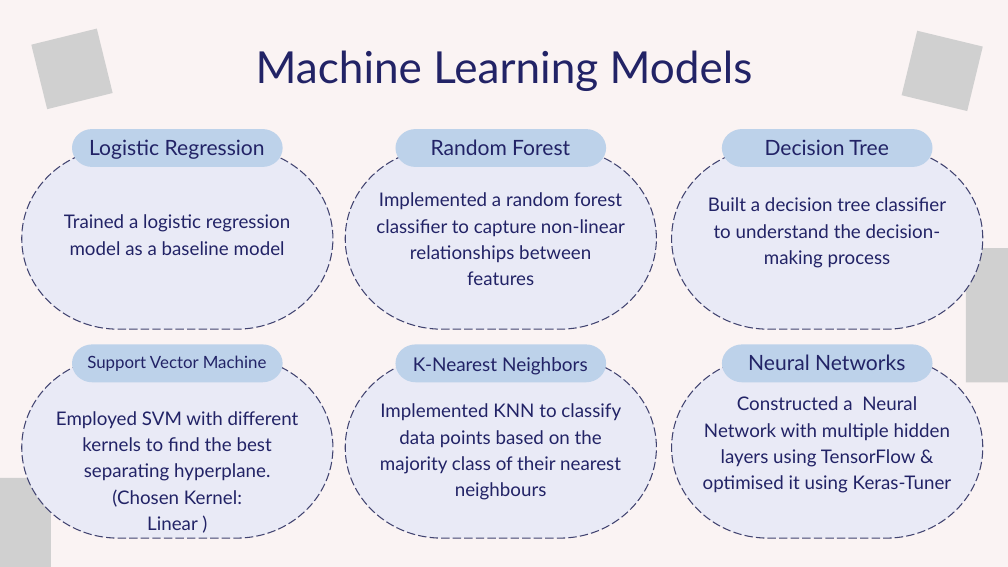
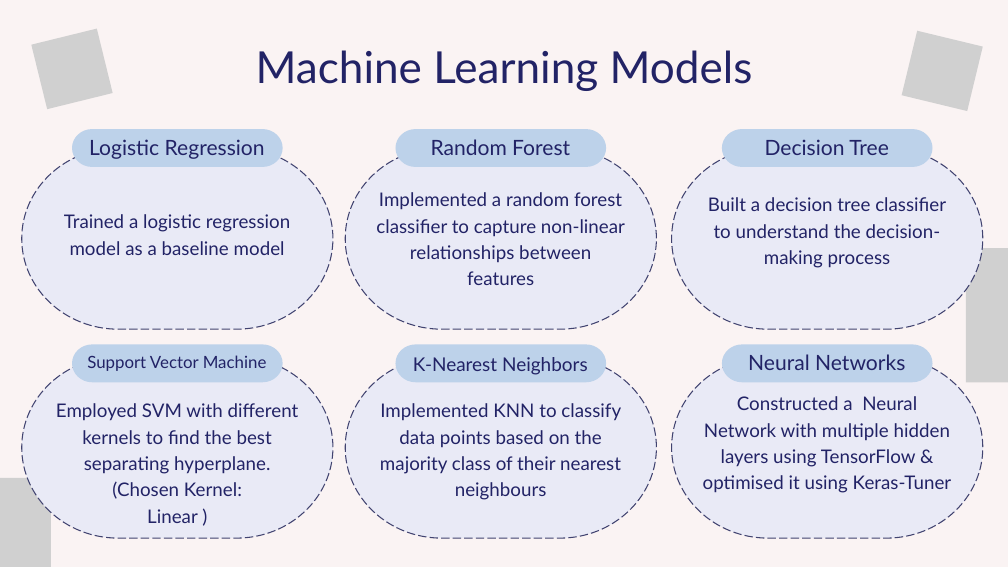
Before and after one commit to bernardtse/diabetes-prediction, a slide deck: slide 7 of presentation/presentation.pptx (slide 5 before the commit). Drawn at 1008x567 pixels with LibreOffice and Linux fonts; fonts in the diff are those of the drawing; grey boxes stand for pictures. Boxes give left, top, right and bottom in pixels: in the first picture for what was removed or moved away, otherwise in the second. Text is boxed around its words. In the diff, an @@ line names an element or a change of style, - is before the commit and + after.

```diff
--- a/presentation/presentation.pptx
+++ b/presentation/presentation.pptx
@@ text "Employed SVM with different kernels ...": place and size @@
-text "Employed SVM with different kernels ..." at box(56, 411, 299, 530)
+text "Employed SVM with different kernels ..." at box(56, 403, 299, 523)
```
Also in this commit, not shown: 7 other slides changed, 3 slides added, 3 other files.
